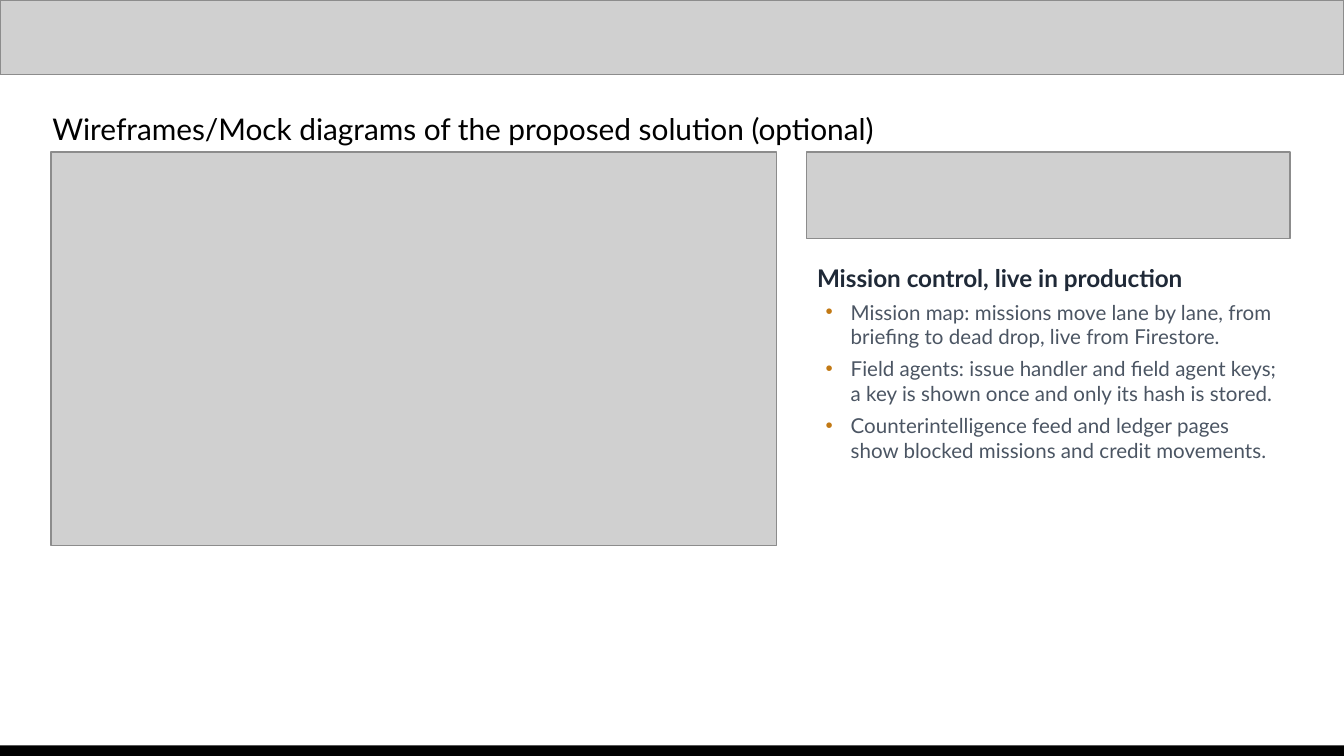
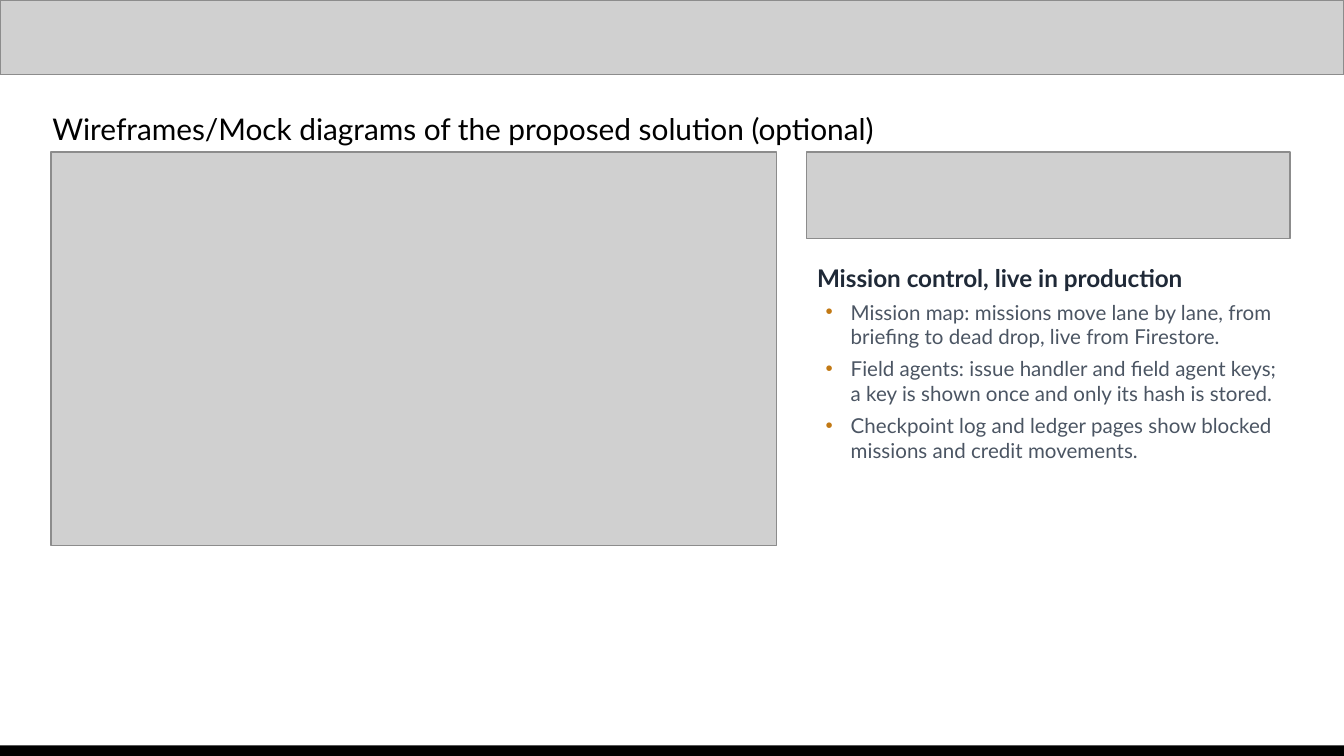
Before and after one commit to santorini19970530/sideagent-hq, a slide deck: slide 6 of docs/sideagent-submission.pptx. Drawn at 1344x756 pixels with LibreOffice and Linux fonts; fonts in the diff are those of the drawing; grey boxes stand for pictures. Boxes give left, top, right and bottom in pixels: in the first picture for what was removed or moved away, otherwise in the second. Text is boxed around its words. In the diff, an @@ line names an element or a change of style, - is before the commit and + after.

Commit message:
📝 Match the deck to the recorded demo and the checkpoint name
The deck now says "checkpoint" instead of "counterintelligence", links
the demo video, and quotes the recorded run on the benchmark slide:
released in 92 s, the double agent passed 1 of 4, Gemma passed 4 of 4,
and the full flow took 309 s.

```diff
--- a/docs/sideagent-submission.pptx
+++ b/docs/sideagent-submission.pptx
@@ text at (851,418,1271,458): text changed @@
-• Counterintelligence feed and ledger pages show blocked missions and credit movements.
+• Checkpoint log and ledger pages show blocked missions and credit movements.
```
Also in this commit, not shown: 4 other slides changed, 3 other files.
